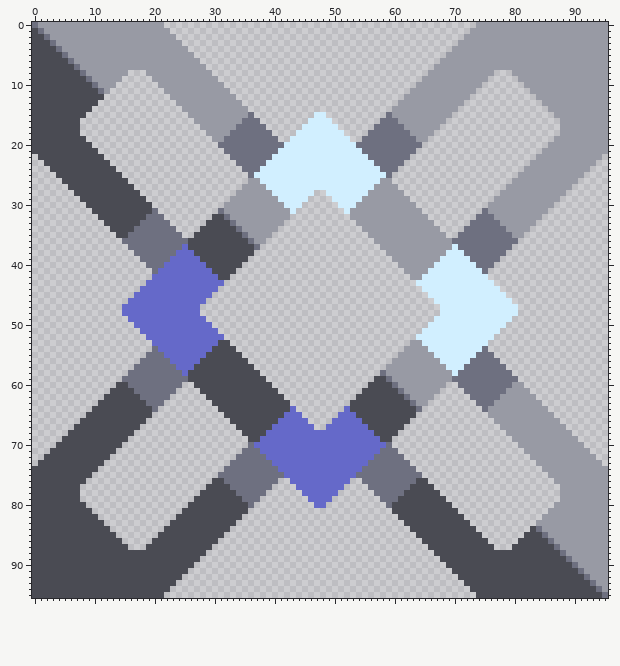
A sprite sheet gets an edit: core/assets-raw/sprites/blocks/units/mech-refabricator-top.png. Above is the file before it was changed.
The file is 96x96 pixels.
Now the later version:
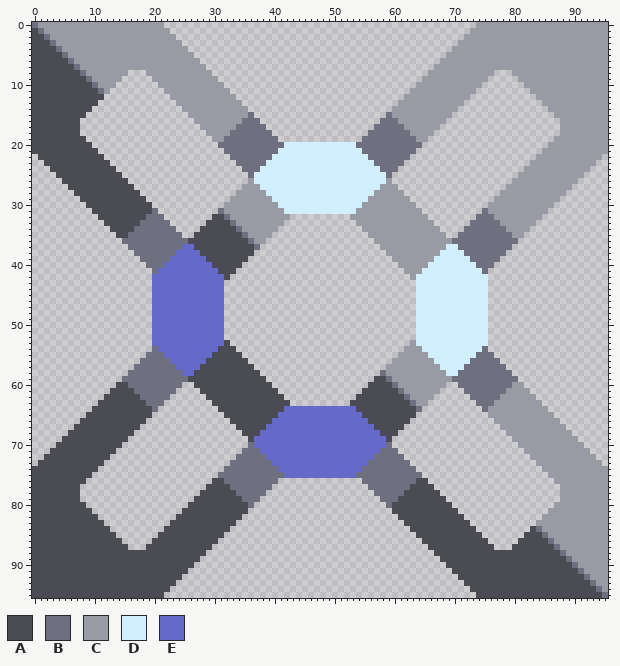
Palette (. is transparent): A #4a4b53  B #6e7080  C #989aa4  D #d1efff  E #6569c9
The edit:
Changed rows in their new state; - is an unchanged pixel.
first column x 43:
15 ----..----
16 ---....---
17 --......--
18 -........-
19 ..........
first column x 37:
26 D--------------------D
27 -D------------------D-
28 --D-------DD-------D--
29 ---D-----DDDD-----D---
30 ----D---DDDDDD---D----
31 -----D-DDDDDDDD-D-----
first column x 15:
37 -----------E------------------------------------------D-----------
38 ------------E----------------------------------------D------------
39 -------------E--------------------------------------D-------------
40 --------------E------------------------------------D--------------
41 ---------------E----------------------------------D---------------
42 ----------------E--------------------------------D----------------
43 ----.--------------------------------------------------------.----
44 ---..-----------E--------------------------------D-----------..---
45 --...----------EE--------------------------------DD----------...--
46 -....---------EEE--------------------------------DDD---------....-
47 .....--------EEEE--------------------------------DDDD--------.....
48 .....--------EEEE--------------------------------DDDD--------.....
49 -....---------EEE--------------------------------DDD---------....-
50 --...----------EE--------------------------------DD----------...--
51 ---..-----------E--------------------------------D-----------..---
52 ----.--------------------------------------------------------.----
53 ----------------E--------------------------------D----------------
54 ---------------E----------------------------------D---------------
55 --------------E------------------------------------D--------------
56 -------------E--------------------------------------D-------------
57 ------------E----------------------------------------D------------
58 -----------E------------------------------------------D-----------
first column x 37:
64 -----E-EEEEEEEE-E-----
65 ----E---EEEEEE---E----
66 ---E-----EEEE-----E---
67 --E-------EE-------E--
68 -E------------------E-
69 E--------------------E
first column x 43:
76 ..........
77 -........-
78 --......--
79 ---....---
80 ----..----
